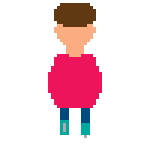
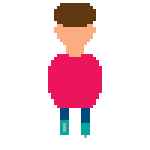
Layer changes from the first 150px x 150px image to the second:
painted on "Layer 2" over [48, 60, 102, 72]
